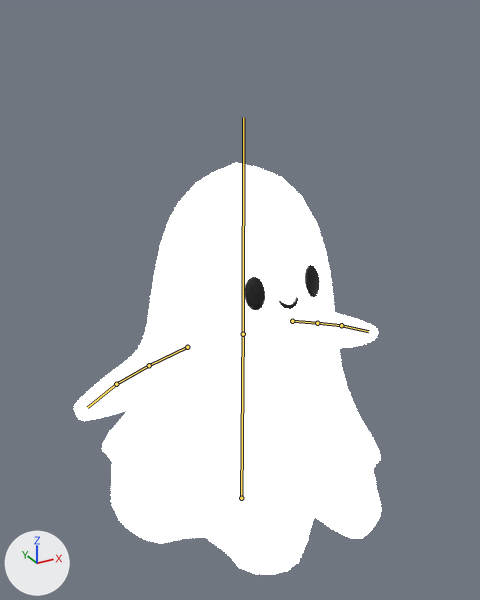
The FBX model Assets/Art-3D/Models/ghost.fbx: old version first, new version second.
One viewpoint serves both versions: a 50 mm lens placed at (-0.935, -1.686, 1.629), pointed at (-0.023, -0.028, 0.8). Every picture has the same lights, and +X, +Y and +Z are marked at lower left. The bones that bend it are drawn over the model as lines.

Names of what the first picture shows: 'Ghost'.
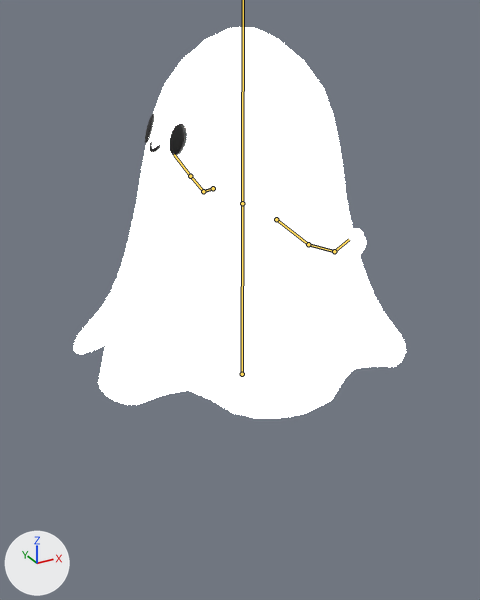
The newer file adds an action. The first version stands in its rest pose; the second is drawn at frame 12 of the action 'Armature|Ghost_Attack'.

Edits to the scene script, one JSON object a line:
```json
{"block": "bone_root", "where": "bone_root = bpy.data.objects['Armature'].pose.bones['Root']"}
{"op": "set", "path": "bone_root.location", "old": "(0.0, 0.0, 0.0)", "new": "(-0.004, 0.515, 0.0)"}
{"op": "set", "path": "bone_root.rotation_quaternion", "old": "(1.0, 0.0, 0.0, 0.0)", "new": "(-0.707, -0.005, 0.707, 0.0)", "note": "degrees (0, 0, 0) -> degrees (90, -90, -90)"}
{"op": "set", "path": "bone_root.scale", "old": "(1.0, 1.0, 1.0)", "new": "(1.0, 0.88, 1.0)"}
{"block": "bone_arm1right", "where": "bone_arm1right = bpy.data.objects['Armature'].pose.bones['arm1Right']  # child of 'arm0Right'"}
{"op": "set", "path": "bone_arm1right.rotation_quaternion", "old": "(1.0, 0.0, 0.0, 0.0)", "new": "(0.953, -0.003, 0.016, -0.302)", "note": "degrees (0, 0, 0) -> degrees (-1, 2, -35)"}
{"block": "bone_arm2right", "where": "bone_arm2right = bpy.data.objects['Armature'].pose.bones['arm2Right']  # child of 'arm1Right'"}
{"op": "set", "path": "bone_arm2right.rotation_quaternion", "old": "(1.0, 0.0, 0.0, 0.0)", "new": "(0.976, -0.002, -0.042, -0.211)", "note": "degrees (0, 0, 0) -> degrees (1, -5, -24)"}
{"block": "bone_arm1left", "where": "bone_arm1left = bpy.data.objects['Armature'].pose.bones['arm1Left']  # child of 'arm0Left'"}
{"op": "set", "path": "bone_arm1left.rotation_quaternion", "old": "(1.0, 0.0, 0.0, 0.0)", "new": "(0.974, -0.009, 0.005, 0.225)", "note": "degrees (0, 0, 0) -> degrees (-1, 1, 26)"}
{"block": "bone_arm2left", "where": "bone_arm2left = bpy.data.objects['Armature'].pose.bones['arm2Left']  # child of 'arm1Left'"}
{"op": "set", "path": "bone_arm2left.rotation_quaternion", "old": "(1.0, 0.0, 0.0, 0.0)", "new": "(0.958, -0.018, 0.088, 0.273)", "note": "degrees (0, 0, 0) -> degrees (1, 10, 32)"}
```

Location of each change, (x1, y1, x2, y2) in pixels of the pictures (480 x 600 px):
```json
{"object": "Ghost", "change": "posed", "before": [74, 163, 381, 575], "after": [74, 27, 406, 418], "on screen": "8% wider"}
{"bone": "Root", "before": "(241, 498) to (243, 328)", "after": "(242, 374) to (242, 198)"}
{"bone": "arm1Right", "before": "(149, 365) to (116, 384)", "after": "(203, 191) to (190, 176)"}
{"bone": "arm2Right", "before": "(116, 384) to (87, 407)", "after": "(190, 176) to (174, 154)"}
{"bone": "arm1Left", "before": "(317, 323) to (341, 325)", "after": "(308, 244) to (334, 251)"}
{"bone": "arm2Left", "before": "(341, 325) to (368, 331)", "after": "(334, 251) to (349, 239)"}
```
